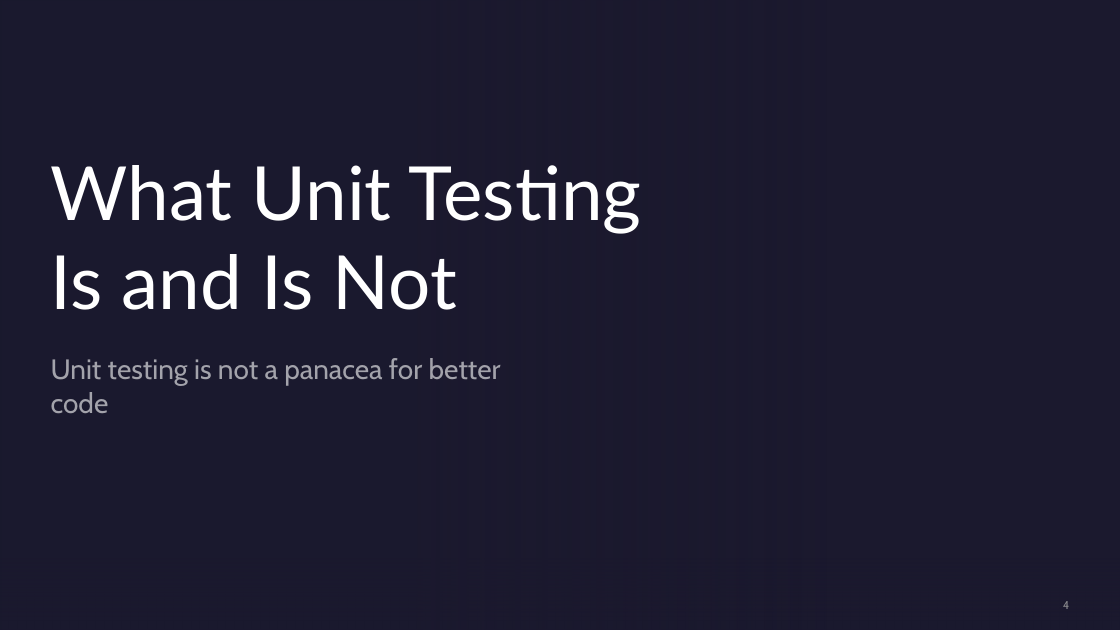
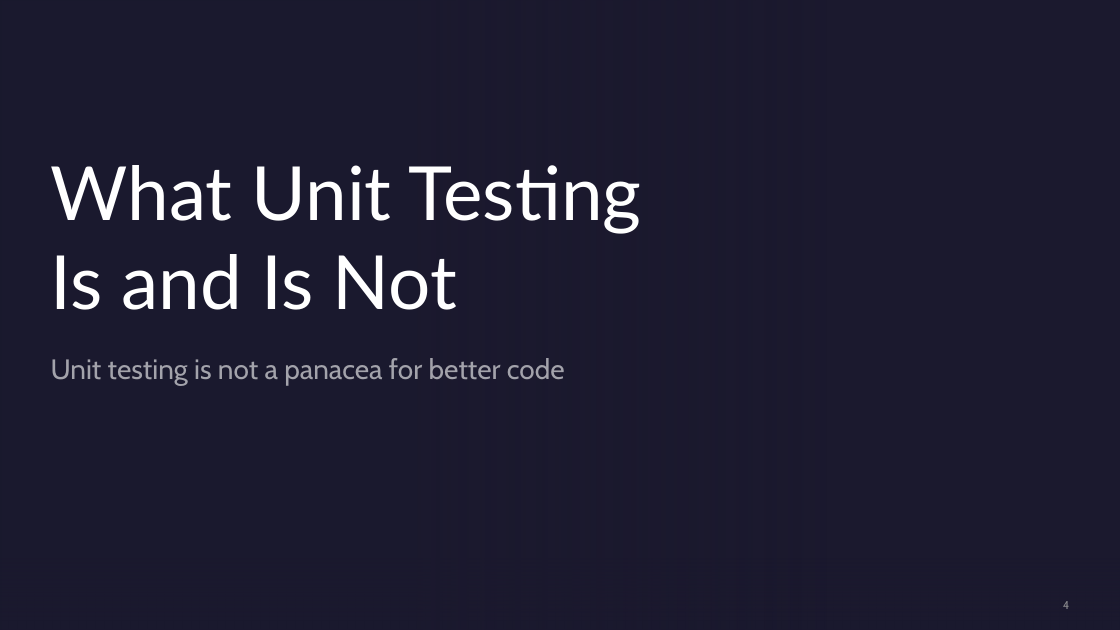
Before and after one commit to Three97/UnitTestingPresentation, a slide deck: slide 4 of PowerPoint/UnitTestingInCSharp.pptx. Drawn at 1120x630 pixels with LibreOffice and Linux fonts; fonts in the diff are those of the drawing; background and template pictures are left out. Boxes give left, top, right and bottom in pixels: in the first picture for what was removed or moved away, otherwise in the second. Text is boxed around its words. In the diff, an @@ line names an element or a change of style, - is before the commit and + after.

```diff
--- a/PowerPoint/UnitTestingInCSharp.pptx
+++ b/PowerPoint/UnitTestingInCSharp.pptx
@@ subtitle "Unit testing is not a ..." rewrapped from bbox=[51, 358, 501, 413] to bbox=[51, 358, 565, 386] @@
```
Also in this commit, not shown: 3 other slides changed.
